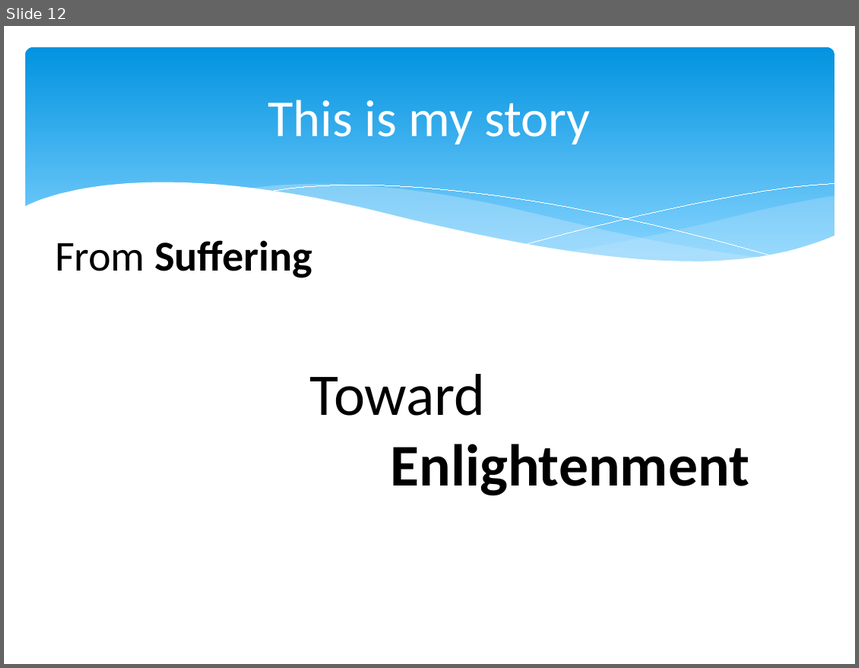
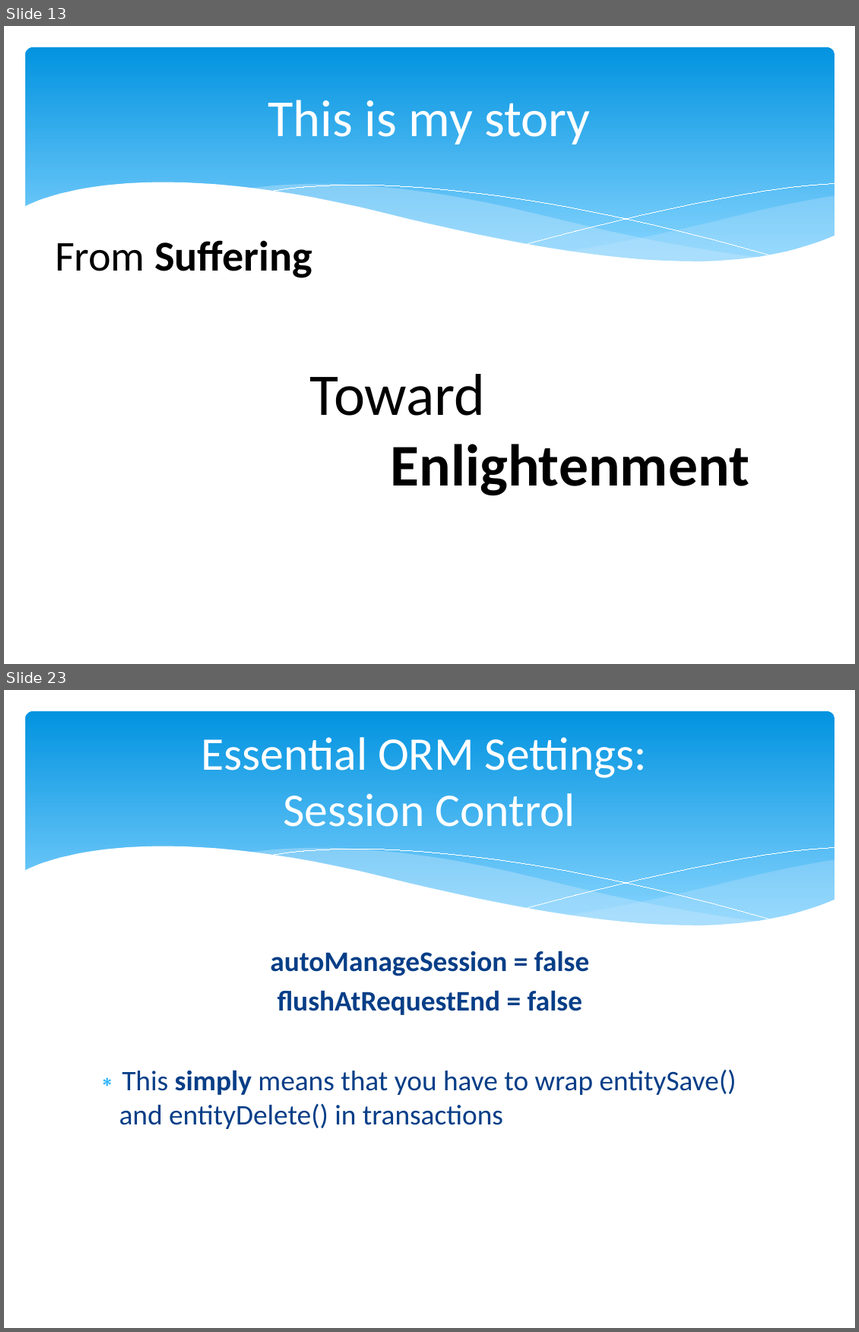
Before and after one commit to marcesher/mxunit-cfmeetups, a slide deck: CFObjective_ORMZen/preso/orm_zen.ppt.pptx. Shown one above the other, each under a label of ours: slide 12 before the commit, slides 13 and 23 after it; the slides between them are not shown. The pictures are 859x668 and 859x1332 pixels, drawn with LibreOffice and Linux fonts; fonts in the diff are those of the drawing. Boxes give left, top, right and bottom in pixels: in the first picture for what was removed or moved away, otherwise in the second. Text is boxed around its words. In the diff, an @@ line names an element or a change of style, - is before the commit and + after.

```diff
--- a/CFObjective_ORMZen/preso/orm_zen.ppt.pptx
+++ b/CFObjective_ORMZen/preso/orm_zen.ppt.pptx
@@ slide 23 added at [4, 690, 855, 1328], background #FFFFFF; not listed: 6 template elements that a slide beside it also shows @@
@@ title added at [202, 737, 647, 827], 39.6 pt, text #FFFFFF @@
+Essential ORM Settings:
+Session Control
@@ text added at [120, 951, 737, 1129], 24 pt, text #073E87 @@
+autoManageSession = false
+flushAtRequestEnd = false
+∗ This simply means that you have to wrap entitySave() and entityDelete() in transactions
@@ what was slide 12 is now slide 13 @@
```
Also in this commit, not shown: 3 slides changed, 37 other slides added, 10 other files.
